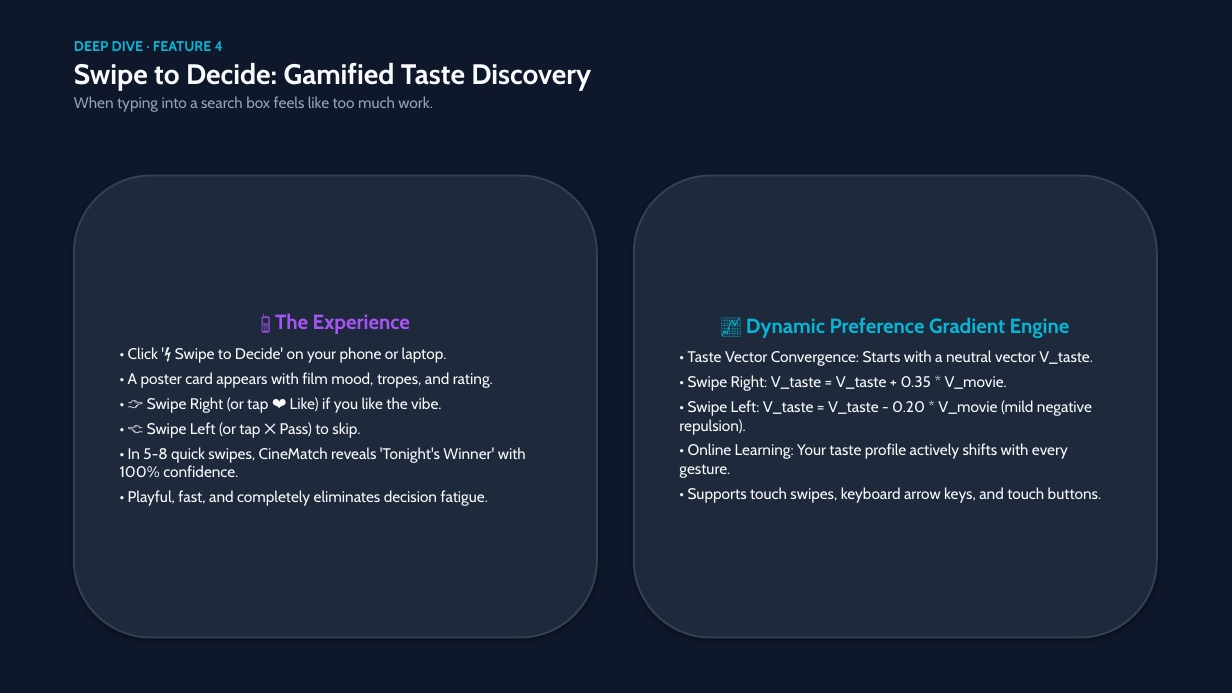
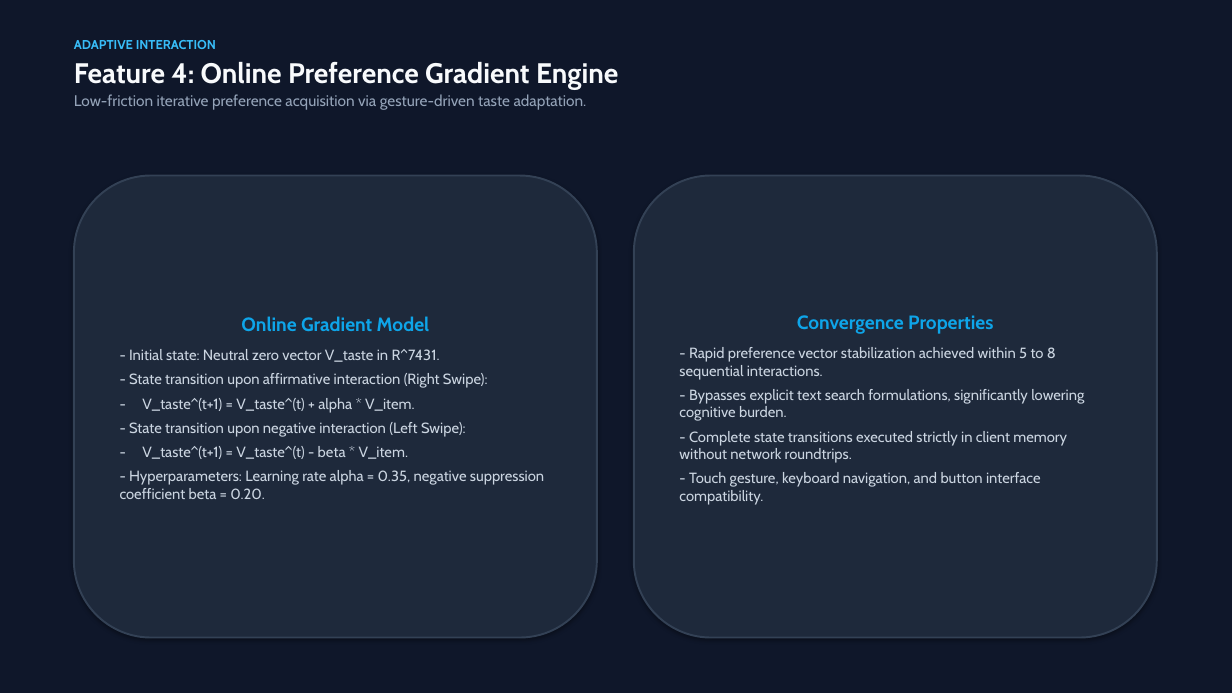
Before and after one commit to pauraveephuke2-a11y/cinematch, a slide deck: slide 8 of CineMatch.pptx. Drawn at 1232x693 pixels with LibreOffice and Linux fonts; fonts in the diff are those of the drawing. Boxes give left, top, right and bottom in pixels: in the first picture for what was removed or moved away, otherwise in the second. Text is boxed around its words. In the diff, an @@ line names an element or a change of style, - is before the commit and + after.

Commit message:
docs: upgrade CineMatch.ppt to formal professional academic presentation (no emojis, technical headings)

```diff
--- a/CineMatch.pptx
+++ b/CineMatch.pptx
@@ text at box(74, 40, 618, 110): text changed; bold off @@
-DEEP DIVE · FEATURE 4
-Swipe to Decide: Gamified Taste Discovery
-When typing into a search box feels like too much work.
+ADAPTIVE INTERACTION
+Feature 4: Online Preference Gradient Engine
+Low-friction iterative preference acquisition via gesture-driven taste adaptation.
@@ text in rounded rectangle at box(120, 316, 544, 499): text changed; size 12 to 11.5 pt; text colour #F8FAFC to #CBD5E1 @@
-📱 The Experience
-• Click '⚡ Swipe to Decide' on your phone or laptop.
-• A poster card appears with film mood, tropes, and rating.
-• 👉 Swipe Right (or tap ❤️ Like) if you like the vibe.
-• 👈 Swipe Left (or tap ✕ Pass) to skip.
-• In 5-8 quick swipes, CineMatch reveals 'Tonight's Winner' with 100% confidence.
-• Playful, fast, and completely eliminates decision fatigue.
+Online Gradient Model
+- Initial state: Neutral zero vector V_taste in R^7431.
+- State transition upon affirmative interaction (Right Swipe):
+- V_taste^(t+1) = V_taste^(t) + alpha * V_item.
+- State transition upon negative interaction (Left Swipe):
+- V_taste^(t+1) = V_taste^(t) - beta * V_item.
+- Hyperparameters: Learning rate alpha = 0.35, negative suppression coefficient beta = 0.20.
@@ text in rounded rectangle at box(679, 315, 1084, 505): text changed; size 12 to 11.5 pt; text colour #F8FAFC to #CBD5E1 @@
-📈 Dynamic Preference Gradient Engine
-• Taste Vector Convergence: Starts with a neutral vector V_taste.
-• Swipe Right: V_taste = V_taste + 0.35 * V_movie.
-• Swipe Left: V_taste = V_taste - 0.20 * V_movie (mild negative repulsion).
-• Online Learning: Your taste profile actively shifts with every gesture.
-• Supports touch swipes, keyboard arrow keys, and touch buttons.
+Convergence Properties
+- Rapid preference vector stabilization achieved within 5 to 8 sequential interactions.
+- Bypasses explicit text search formulations, significantly lowering cognitive burden.
+- Complete state transitions executed strictly in client memory without network roundtrips.
+- Touch gesture, keyboard navigation, and button interface compatibility.
```
Also in this commit, not shown: 10 other slides changed, 1 slide added, 1 slide removed, 2 other files.
